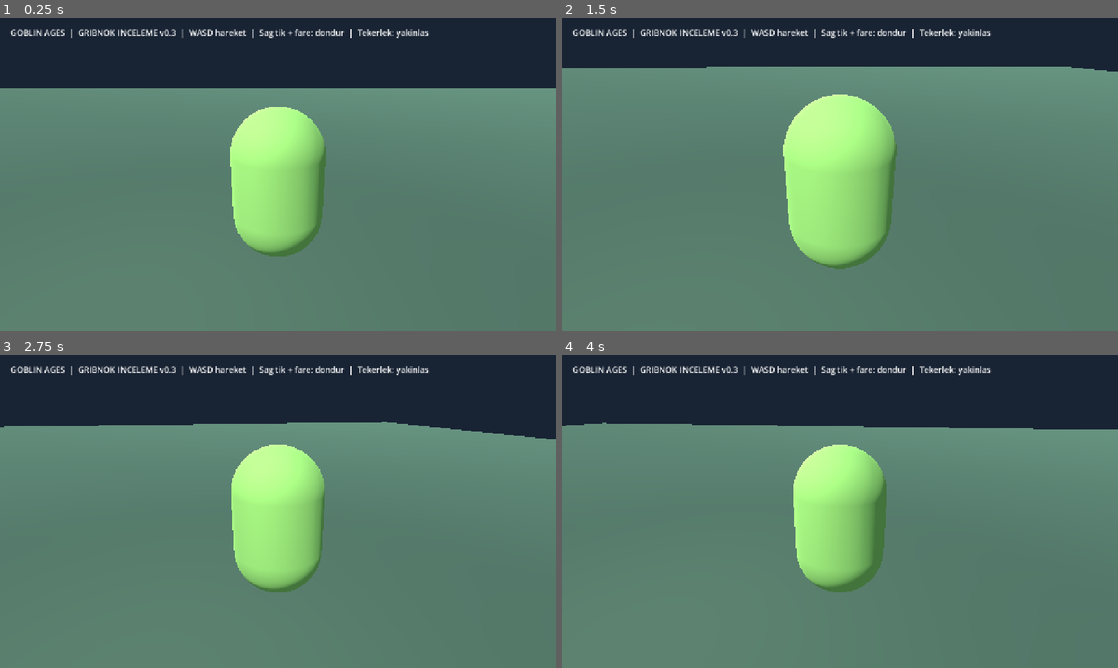
Above: before the commit, frames 1-4 (two rows, left to right).
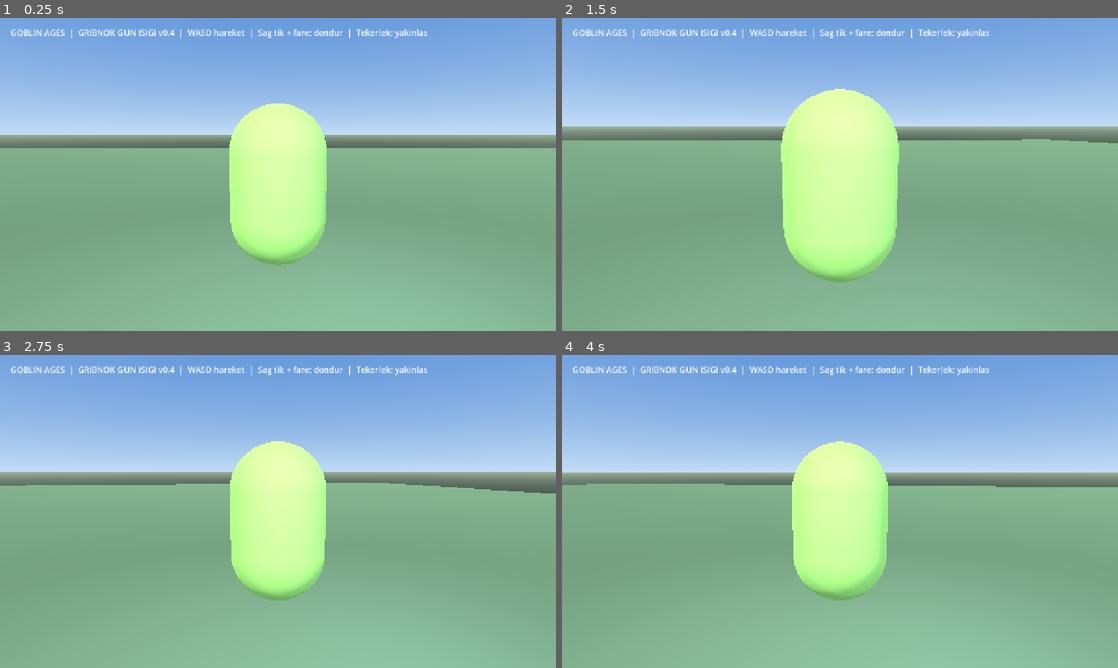
Above: after the commit, the same moments.

Repository: aydinsoylemez1903-beep/GoblinAges
Game: Godot game, scene res://scenes/main.tscn
Two runs of this game, one before a commit and one after it. Both use one fixed random seed, a clock stepped at 60 frames per second and the inputs below.
Inputs (mouse positions are in pixels of both pictures, inside the frame that each line leads up to):
- Up to frame 1 (0.25 s): no input
- Up to frame 2 (1.5 s): tap Enter at 0.5 s; move the mouse to (962, 158) at 0.52 s; hold D 0.53-1.28 s; click (962, 158) at 0.67 s; move the mouse to (728, 190) at 1.27 s; hold S from 1.28 s (still down)
- Up to frame 3 (2.75 s): move the mouse to (333, 442) at 2.02 s; release S at 2.03 s; hold D from 2.03 s (still down)
- Up to frame 4 (4 s): move the mouse to (812, 574) at 2.77 s; release D at 2.78 s; hold W 2.78-3.53 s; click (812, 574) at 2.92 s; tap Space at 3.5 s; move the mouse to (1006, 558) at 3.52 s; hold A from 3.53 s (still down)

The runs differ from the first frame. In frame 1, 98% of the frame differs, in the area x 0-100%, y 0-100%; in frame 2, 97%; in frame 3, 98%; in frame 4, 98%.

Commit message:
Goblin Ages v0.4 daylight sky and camera-facing Gribnok fill lighting

Diff:
--- a/scripts/main.gd
+++ b/scripts/main.gd
@@ -5,10 +5,11 @@
 var camera: Camera3D
 var goblin_speed := 5.0
 var orbit_yaw := 0.0
-var orbit_pitch := 0.18
+var orbit_pitch := 0.08
 var orbit_distance := 2.8
 var inspecting := false
 var key_light: OmniLight3D
+var fill_light: OmniLight3D
 
 func _ready() -> void:
     _create_environment()
@@ -21,16 +22,27 @@
 func _create_environment() -> void:
     var world := WorldEnvironment.new()
     var env := Environment.new()
-    env.background_mode = Environment.BG_COLOR
-    env.background_color = Color("182333")
+    var sky := Sky.new()
+    var sky_mat := ProceduralSkyMaterial.new()
+    sky_mat.sky_top_color = Color("#528bd6")
+    sky_mat.sky_horizon_color = Color("#c2dcf5")
+    sky_mat.ground_bottom_color = Color("#394a42")
+    sky_mat.ground_horizon_color = Color("#9db49c")
+    sky.sky_material = sky_mat
+    env.background_mode = Environment.BG_SKY
+    env.sky = sky
+    # Consistent daylight even on the Compatibility renderer.
     env.ambient_light_source = Environment.AMBIENT_SOURCE_COLOR
-    env.ambient_light_color = Color("b2c5cd")
-    env.ambient_light_energy = 0.65
+    env.ambient_light_color = Color("#d4dff0")
+    env.ambient_light_energy = 1.15
     world.environment = env
     add_child(world)
     var sun := DirectionalLight3D.new()
-    sun.rotation_degrees = Vector3(-55, -35, 0)
-    sun.light_energy = 1.7
+    sun.name = "DaylightSun"
+    sun.rotation_degrees = Vector3(-50, -25, 0)
+    sun.light_color = Color("#fff0d7")
+    sun.light_energy = 1.8
+    sun.shadow_enabled = false
     add_child(sun)
 
 func _create_floor() -> void:
@@ -39,7 +51,7 @@
     mesh.size = Vector2(50, 50)
     ground.mesh = mesh
     var mat := StandardMaterial3D.new()
-    mat.albedo_color = Color("365447")
+    mat.albedo_color = Color("#456853")
     ground.material_override = mat
     add_child(ground)
 
@@ -176,19 +188,27 @@
 
 func _create_character_light() -> void:
     key_light = OmniLight3D.new()
-    key_light.name = "GribnokKeyLight"
-    key_light.light_color = Color("#ffe8d2")
-    key_light.light_energy = 1.5
-    key_light.omni_range = 5.0
+    key_light.name = "GribnokWarmKey"
+    key_light.light_color = Color("#ffead5")
+    key_light.light_energy = 1.6
+    key_light.omni_range = 4.5
     key_light.shadow_enabled = false
     add_child(key_light)
+
+    fill_light = OmniLight3D.new()
+    fill_light.name = "CameraFacingSoftFill"
+    fill_light.light_color = Color("#f3f6ff")
+    fill_light.light_energy = 2.0
+    fill_light.omni_range = 4.2
+    fill_light.shadow_enabled = false
+    add_child(fill_light)
 
 func _update_camera(delta: float) -> void:
     if camera == null or goblin == null:
         return
     var focus := goblin.global_position + Vector3(0, 0.85, 0)
     var horizontal := orbit_distance * cos(orbit_pitch)
-    var offset := Vector3(sin(orbit_yaw) * horizontal, sin(orbit_pitch) * orbit_distance + 0.5, cos(orbit_yaw) * horizontal)
+    var offset := Vector3(sin(orbit_yaw) * horizontal, sin(orbit_pitch) * orbit_distance + 0.15, cos(orbit_yaw) * horizontal)
     camera.global_position = camera.global_position.lerp(focus + offset, minf(1.0, delta * 8.0))
     camera.look_at(focus)
 
@@ -208,7 +228,7 @@
     var layer := CanvasLayer.new()
     add_child(layer)
     var label := Label.new()
-    label.text = "GOBLIN AGES  |  GRIBNOK INCELEME v0.3  |  WASD hareket  |  Sag tik + fare: dondur  |  Tekerlek: yakinlas"
+    label.text = "GOBLIN AGES  |  GRIBNOK GUN ISIGI v0.4  |  WASD hareket  |  Sag tik + fare: dondur  |  Tekerlek: yakinlas"
     label.position = Vector2(24, 20)
     label.add_theme_font_size_override("font_size", 19)
     layer.add_child(label)
@@ -228,5 +248,10 @@
         goblin.position += Vector3(input_dir.x, 0, input_dir.y) * goblin_speed * delta
         goblin.rotation.y = atan2(-input_dir.x, -input_dir.y)
     _update_camera(delta)
-    if key_light != null:
-        key_light.global_position = goblin.global_position + Vector3(-1.1, 2.25, 1.45)
+    if camera != null and goblin != null:
+        var focus := goblin.global_position + Vector3(0, 0.95, 0)
+        var toward_camera := (camera.global_position - focus).normalized()
+        if key_light != null:
+            key_light.global_position = focus + toward_camera * 1.8 + Vector3(-0.8, 0.65, 0)
+        if fill_light != null:
+            fill_light.global_position = focus + toward_camera * 1.55 + camera.global_transform.basis.x * 0.7 + Vector3(0, 0.2, 0)
